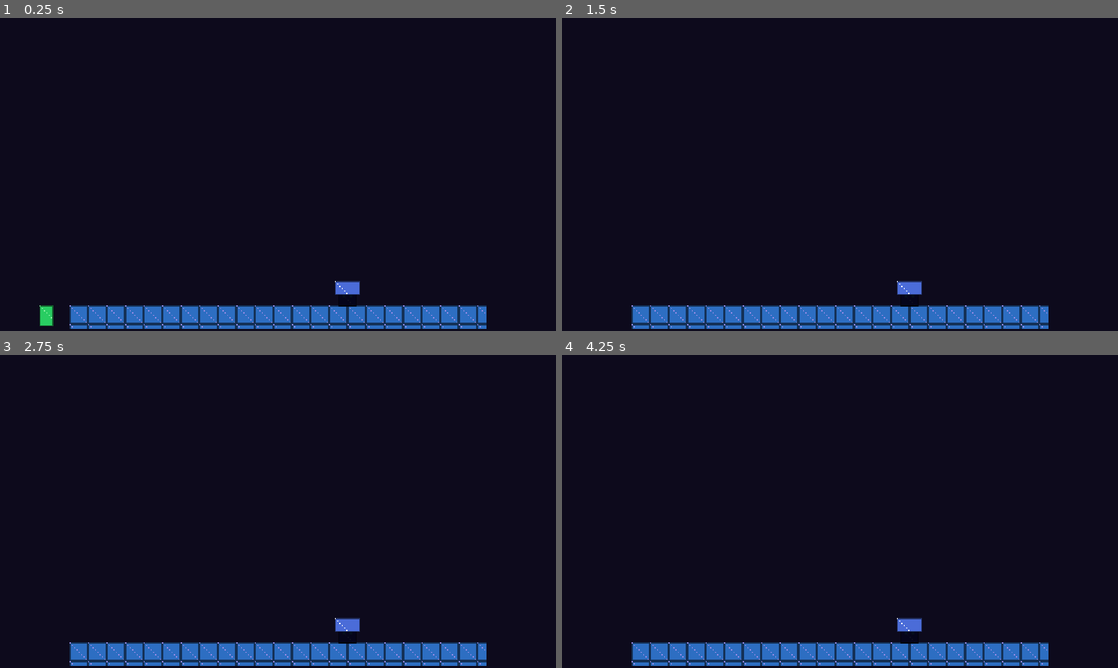
Above: before the commit, frames 1-4 (two rows, left to right).
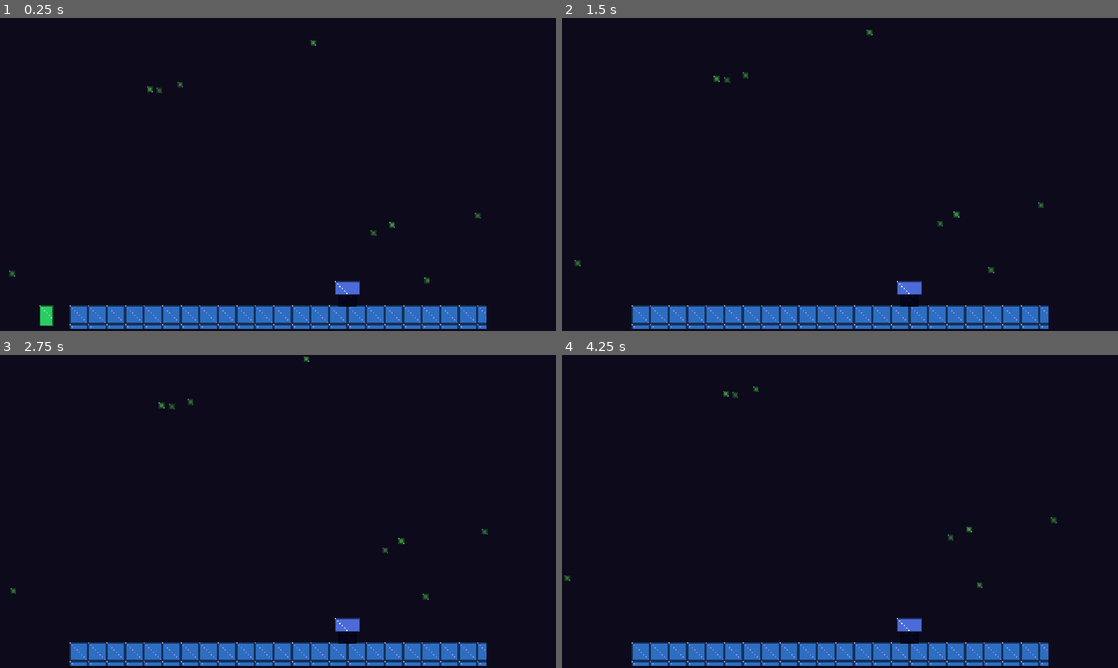
Above: after the commit, the same moments.

Repository: Eruldin/Honor-Meselesi
Game: Godot game, scene res://src/levels/ch7/Ch7.tscn
The game is run twice, just before and just after one commit, with the same random seed, the same clock (stepped at 60 frames per second) and the same inputs. This scene is started directly instead of the project's main scene.
Inputs (mouse positions are in pixels of both pictures, inside the frame that each line leads up to):
- Up to frame 1 (0.25 s): no input
- Up to frame 2 (1.5 s): tap Enter at 0.5 s; move the mouse to (962, 158) at 0.52 s; hold D (move_right) 0.53-1.25 s; tap J (attack) at 0.6 s; click (962, 158) at 0.67 s; tap Space (jump) at 0.77 s; drag from (728, 190) to (812, 237) at 1.27 s
- Up to frame 3 (2.75 s): move the mouse to (333, 442) at 2.02 s; hold D (move_right) from 2.03 s (still down); tap F (focus) at 2.1 s
- Up to frame 4 (4.25 s): release D (move_right) at 2.75 s; drag from (812, 574) to (673, 464) at 2.77 s; move the mouse to (1006, 558) at 3.52 s; hold A (move_left) from 3.53 s (still down); tap Q (form_prev) at 3.6 s; tap Space (jump) at 3.77 s

The runs differ from the first frame. In frame 1, 0.2% of the frame differs, in the area x 1-87%, y 7-85%; in frame 2, 0.2%, in the area x 2-87%, y 3-82%; in frame 3, 0.2%; in frame 4, 0.2%.

Commit message:
ch7 sahne susleme: dunya yarigi + solgun ay + yuzen glitch zerrecikleri
Co-Authored-By: Devin AI <158243242+devin-ai-integration[bot]@users.noreply.github.com>

Diff:
--- a/src/levels/ch7/ch7.gd
+++ b/src/levels/ch7/ch7.gd
@@ -18,6 +18,7 @@
 var _respawn_pending := false
 var _hat_prop: Sprite2D
 var _black: ColorRect
+var _motes: Array[Sprite2D] = []
 
 
 func _ready() -> void:
@@ -45,6 +46,13 @@
 		creature.velocity = Vector2.ZERO
 		FX.glitch(0.4, 0.3)
 		creature._on_hit_info(DamageInfo.make(1, null, Vector2.ZERO, true, true))
+	# Zerrecik suzulmesi: yavas yukari + hafif yalpa, ustte sarilir
+	for m in _motes:
+		m.position.y -= 7.0 * _delta
+		m.position.x += sin(Time.get_ticks_msec() / 900.0 + m.position.y * 0.05) * 5.0 * _delta
+		if m.position.y < -8.0:
+			m.position.y = 278.0
+			m.position.x = randf() * 480.0
 
 
 
@@ -52,12 +60,41 @@
 	var bg := ColorRect.new()
 	bg.color = Color(0.05, 0.04, 0.11)  # bosluk siyahi-moru (okunabilir)
 	bg.size = Vector2(480, 270)
+	bg.z_index = -10
 	add_child(bg)
 	# Uzak katman — kirik bellek artiklari, soluk mor parilti
 	ParallaxBg.add(self, 480, [
 		{id = &"bg/ash_far", scroll = 0.05, modulate = Color(0.6, 0.5, 0.9, 0.7)},
 		{id = &"bg/ash_sky", scroll = 0.12, modulate = Color(0.5, 0.5, 0.85, 0.5)},
 	])
+	# Final sahnesinin merkezi: dunya yarigi (samurayin geldigi boyut yarisi)
+	if AssetLoader.has_asset(&"prop/rift"):
+		var rift := Sprite2D.new()
+		rift.texture = AssetLoader.texture(&"prop/rift", Vector2i(96, 140))
+		rift.global_position = Vector2(240, 78)
+		rift.modulate = Color(1.2, 0.9, 1.5, 0.95)
+		rift.z_index = -1
+		add_child(rift)
+		var rt := rift.create_tween().set_loops()
+		rt.tween_property(rift, "scale", Vector2(1.06, 1.10), 1.6).set_trans(Tween.TRANS_SINE)
+		rt.tween_property(rift, "scale", Vector2.ONE, 1.6).set_trans(Tween.TRANS_SINE)
+	# Solgun ay — boslugun uzak ufku
+	if AssetLoader.has_asset(&"bg/j_moon"):
+		var moon := Sprite2D.new()
+		moon.texture = AssetLoader.texture(&"bg/j_moon", Vector2i(26, 26))
+		moon.global_position = Vector2(414, 36)
+		moon.modulate = Color(0.7, 0.65, 1.0, 0.5)
+		moon.z_index = -2
+		add_child(moon)
+	# Yuzan glitch zerrecikleri — CRT'den sizen kivilcim tozu
+	for i in 9:
+		var mt := Sprite2D.new()
+		mt.texture = AssetLoader.texture(&"enemy/glitch", Vector2i(5, 5))
+		mt.modulate = Color(0.5, 1.0, 0.9, randf_range(0.25, 0.6))
+		mt.global_position = Vector2(randf() * 480.0, randf() * 270.0)
+		mt.z_index = -1
+		add_child(mt)
+		_motes.append(mt)
 	# Tek genis platform — boslukta asili
 	var body := StaticBody2D.new()
 	body.collision_layer = 1
